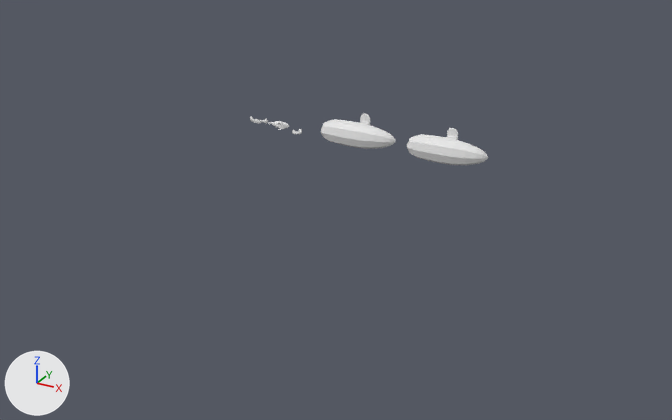
Two versions of the Blender file meshes/meshes.blend, one commit apart.
Both versions are drawn from a 50 mm camera at (30.0, -56.5, 22.4) aimed at (0.9, -3.6, -4.1). Every picture has the same lights, and +X, +Y and +Z are marked at lower left.

Names of what the first picture shows: 'Crab', 'Fish', 'Player_1', 'Player_2'.
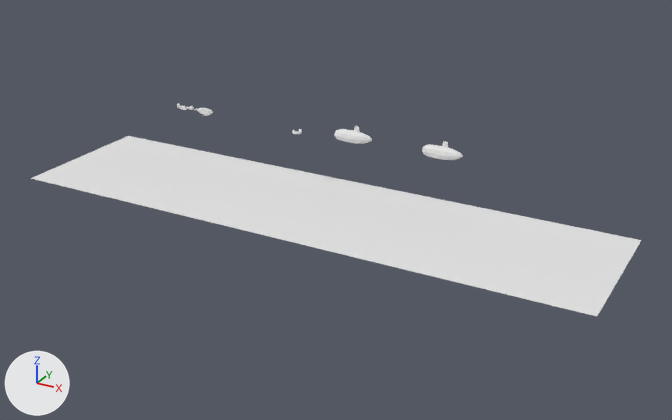
The change, as a diff of the scene's bpy script:
```diff
--- a/meshes/meshes.blend.py
+++ b/meshes/meshes.blend.py
@@ me_water @@
+me_water.from_pydata([(-22.3, -9.7, 0.0), (21.0, -9.7, 0.0), (-22.3, 1.6, 0.0), (21.0, 1.6, 0.0), (-22.3, -4.0, 0.0), (21.0, -4.0, 0.0), (-6.7, -9.7, 0.0), (-6.7, 1.6, 0.0), (-6.7, -4.0, 0.0), (9.6, -9.7, 0.0), (9.6, 1.6, 0.0), (9.6, -4.0, 0.0)], [], [(11, 5, 3, 10), (9, 1, 5, 11), (0, 6, 8, 4), (4, 8, 7, 2), (6, 9, 11, 8), (8, 11, 10, 7)])
@@ ob_crab @@
 ob_crab = bpy.data.objects.new('Crab', me_crab)
-ob_crab.location = (-8.0, 0.0, 0.0)
+ob_crab.location = (-15.0, 0.0, 0.0)
 ob_crab.rotation_euler = (-1.571, 0.0, 0.0)  # degrees (-90, 0, 0)
@@ ob_fish @@
 ob_fish = bpy.data.objects.new('Fish', me_fish)
-ob_fish.location = (-6.0, 0.0, 0.0)
+ob_fish.location = (-13.0, 0.0, 0.0)
 ob_fish.rotation_euler = (-1.571, 0.0, 0.0)  # degrees (-90, 0, 0)
@@ ob_player_2 @@
 ob_player_2.rotation_euler = (-1.571, 0.0, 0.0)  # degrees (-90, 0, 0)
+ob_player_2.scale = (0.5, 0.5, 0.5)
@@ ob_player_1 @@
 ob_player_1.rotation_euler = (-1.571, 0.0, 0.0)  # degrees (-90, 0, 0)
+ob_player_1.scale = (0.5, 0.5, 0.5)
@@ ob_water @@
+ob_water = bpy.data.objects.new('Water', me_water)
+ob_water.location = (0.0, 0.0, -4.0)
```

What differs and where, as boxes [x1, y1, x2, y2] in the pictures (672 x 420 px):
'Water', added: after [31, 136, 641, 316]
'Player_2', rescaled (49% narrower, 47% shorter): before [407, 128, 488, 165]; after [422, 141, 463, 160]
'Player_1', rescaled (49% narrower, 49% shorter): before [321, 113, 396, 149]; after [334, 126, 372, 144]
'Fish', moved: before [268, 121, 289, 130]; after [194, 108, 213, 116]
'Crab', moved: before [250, 116, 268, 124]; after [177, 103, 194, 110]
